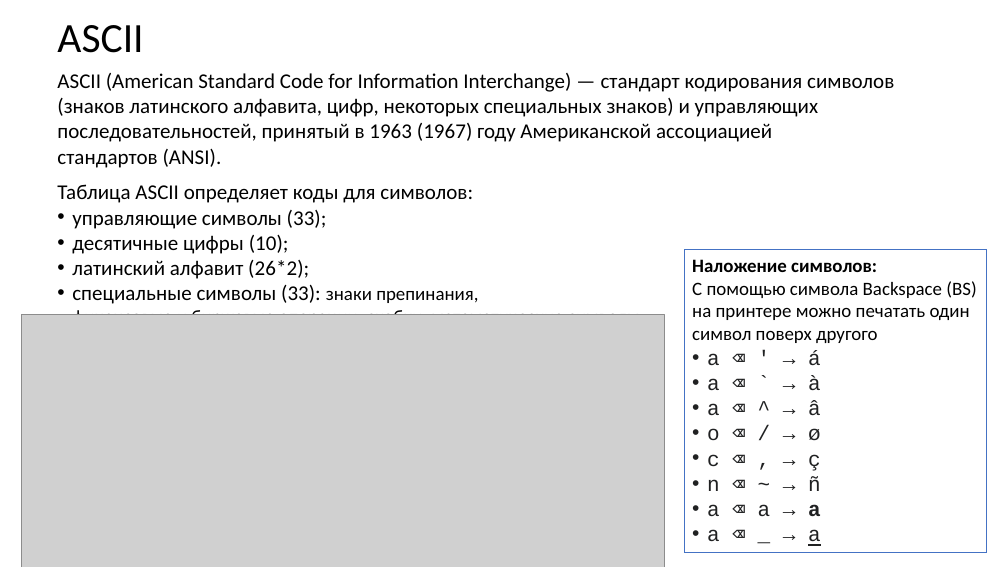
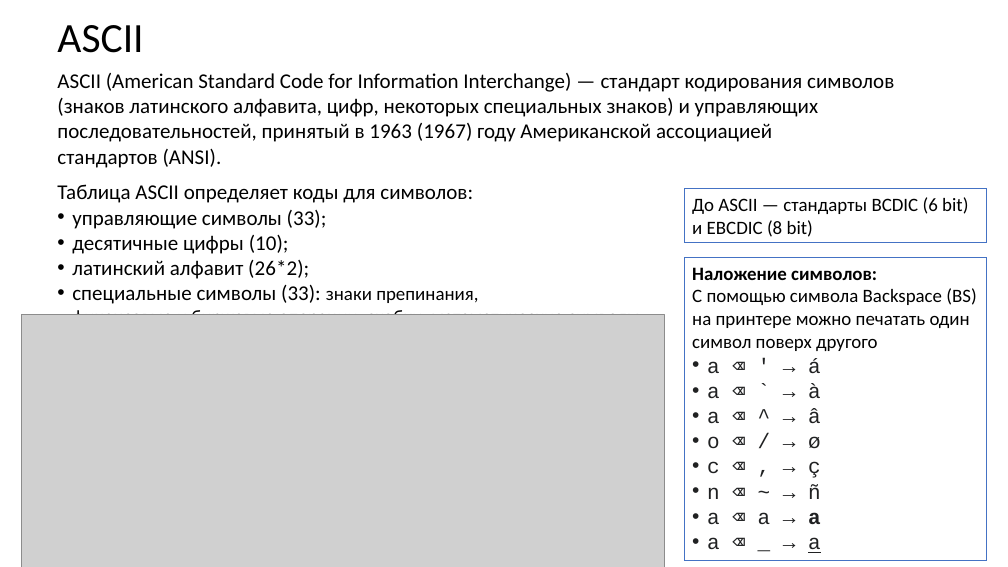
Before and after one commit to xtrueman/prog_instruments, a slide deck: slide 2 of presentations/Unicode.pptx. Drawn at 1008x567 pixels with LibreOffice and Linux fonts; fonts in the diff are those of the drawing; grey boxes stand for pictures. Boxes give left, top, right and bottom in pixels: in the first picture for what was removed or moved away, otherwise in the second. Text is boxed around its words. In the diff, an @@ line names an element or a change of style, - is before the commit and + after.

```diff
--- a/presentations/Unicode.pptx
+++ b/presentations/Unicode.pptx
@@ rectangle added at [685,189,987,243], outline #4472C4 0.75 pt, 18 pt, text #000000 @@
+До ASCII — стандарты BCDIC (6 bit) и EBCDIC (8 bit)
@@ rectangle "Наложение символов: С помощью символа ...": place and size @@
-rectangle "Наложение символов: С помощью символа ..." at [685,250,987,553]
+rectangle "Наложение символов: С помощью символа ..." at [685,258,987,561]
```
Also in this commit, not shown: 1 other slide changed, 20 slides added, 2 other files.
